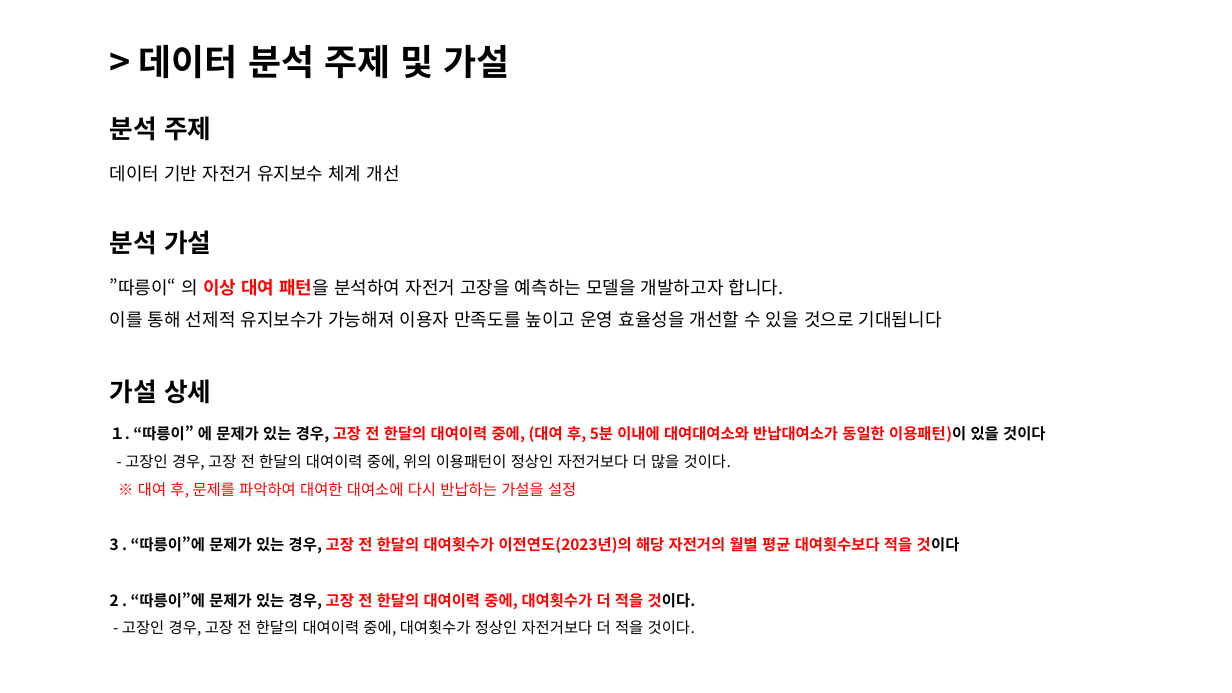
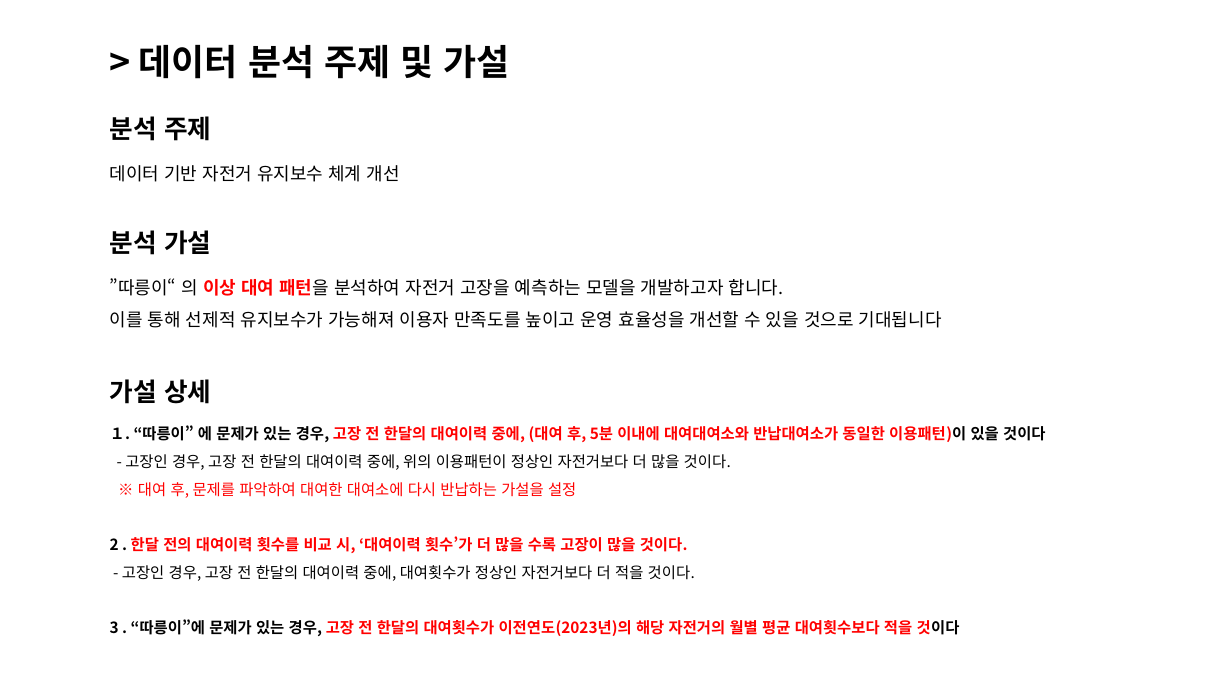
Before and after one commit to YawnsDuzin/Ekfmddl, a slide deck: slide 2 of Source_두진/_DATA_EDA/_고장자전거_대여패턴예측/고장자전거_대여패턴예측 정리_20241108.pptx. Drawn at 1232x693 pixels with LibreOffice and Linux fonts; fonts in the diff are those of the drawing. Boxes give left, top, right and bottom in pixels: in the first picture for what was removed or moved away, otherwise in the second. Text is boxed around its words. In the diff, an @@ line names an element or a change of style, - is before the commit and + after.

```diff
--- a/Source_두진/_DATA_EDA/_고장자전거_대여패턴예측/고장자전거_대여패턴예측 정리_20241108.pptx
+++ b/Source_두진/_DATA_EDA/_고장자전거_대여패턴예측/고장자전거_대여패턴예측 정리_20241108.pptx
@@ text at <box>110,536,695,581</box>: paragraphs added @@
+2 . 한달 전의 대여이력 횟수를 비교 시, ‘대여이력 횟수’가 더 많을 수록 고장이 많을 것이다.
+- 고장인 경우, 고장 전 한달의 대여이력 중에, 대여횟수가 정상인 자전거보다 더 적을 것이다.
@@ text at <box>110,592,696,636</box>: paragraphs removed @@
-2 . “따릉이”에 문제가 있는 경우, 고장 전 한달의 대여이력 중에, 대여횟수가 더 적을 것이다.
-- 고장인 경우, 고장 전 한달의 대여이력 중에, 대여횟수가 정상인 자전거보다 더 적을 것이다.
```
Also in this commit, not shown: 16 slides added, 4 other files.
